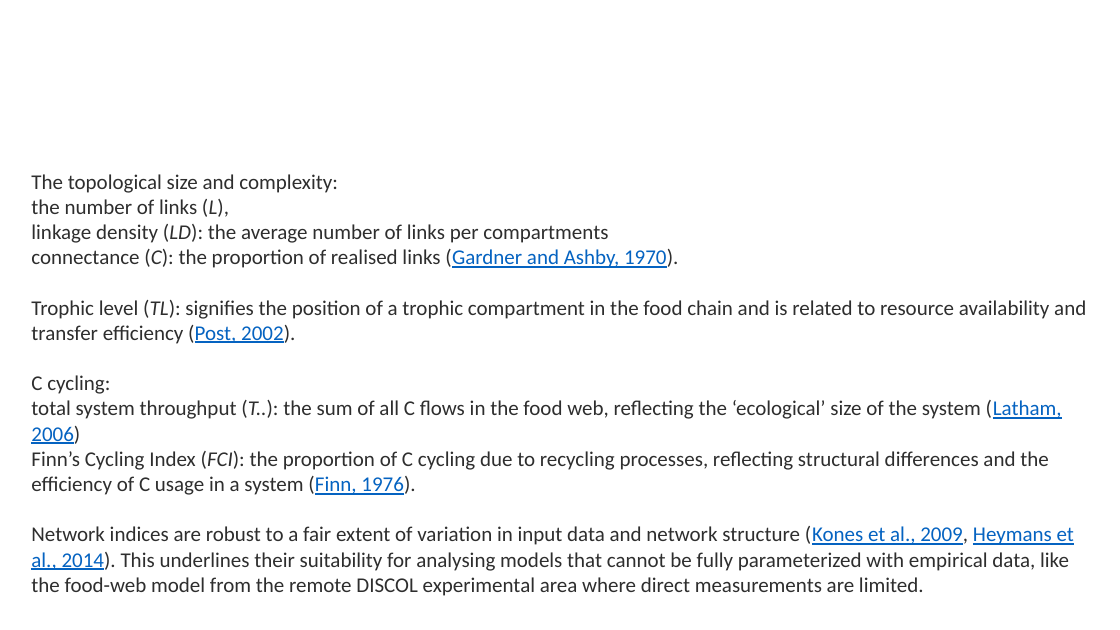
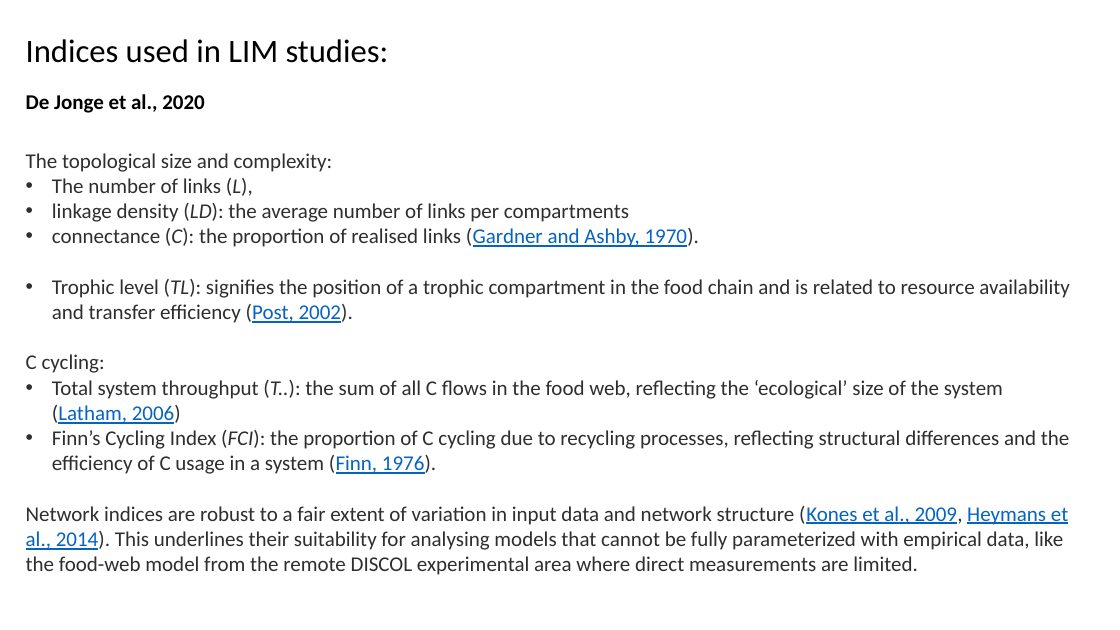
Before and after one commit to chueh1115/GPSC_data, a slide deck: slide 11 of context/GCfoodweb_p3.pptx (slide 9 before the commit). Drawn at 1120x630 pixels with LibreOffice and Linux fonts; fonts in the diff are those of the drawing. Boxes give left, top, right and bottom in pixels: in the first picture for what was removed or moved away, otherwise in the second. Text is boxed around its words. In the diff, an @@ line names an element or a change of style, - is before the commit and + after.

```diff
--- a/context/GCfoodweb_p3.pptx
+++ b/context/GCfoodweb_p3.pptx
@@ text added at [26,39,389,63], 28 pt, text #000000 @@
+Indices used in LIM studies:
@@ text added at [26,94,205,113], 18 pt, text #000000, bold @@
+De Jonge et al., 2020
@@ text "The topological size and complexity:": place and size @@
-text "The topological size and complexity:" at [31,174,1086,596]
+text "The topological size and complexity:" at [26,153,1070,575]
@@ text at [52,178,253,196]: text changed @@
-the number of links (L),
+• The number of links (L),
@@ text at [52,203,1070,474]: bullet none to • @@
@@ text at [52,380,1003,424]: text changed @@
-total system throughput (T..): the sum of all C flows in the food web, reflecting the ‘ecological’ size of the system (Latham, 2006)
+• Total system throughput (T..): the sum of all C flows in the food web, reflecting the ‘ecological’ size of the system (Latham, 2006)
```
Also in this commit, not shown: 6 other slides changed, 7 slides added, 14 other files.
